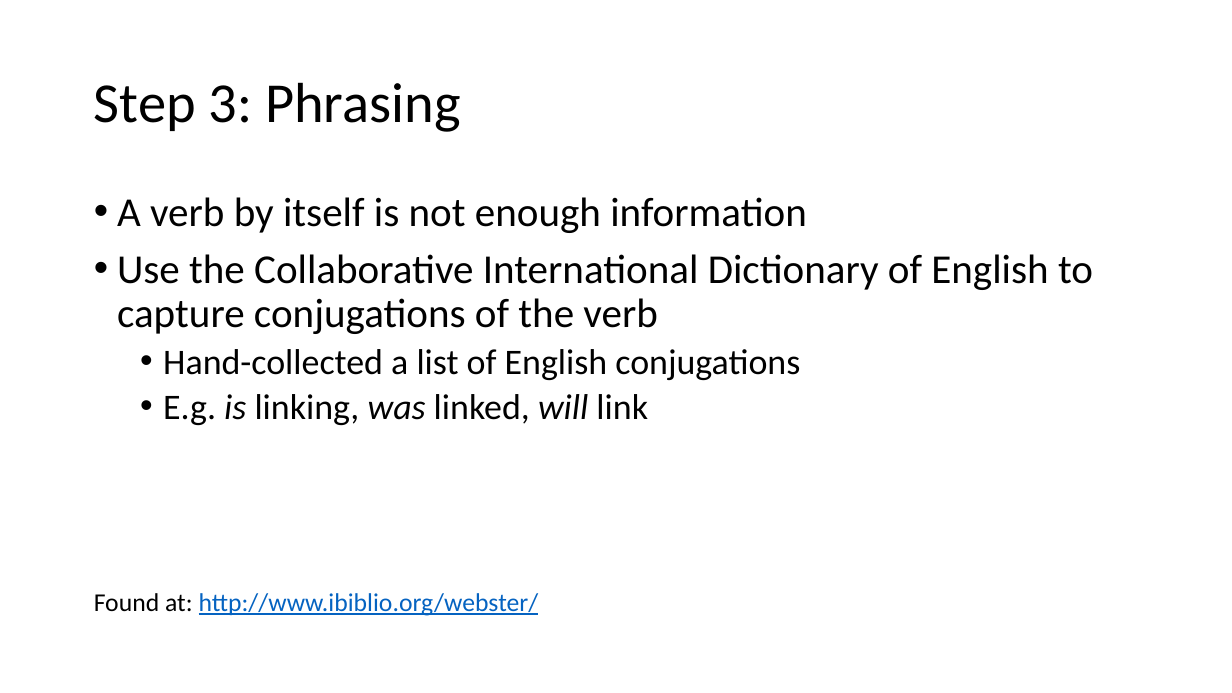
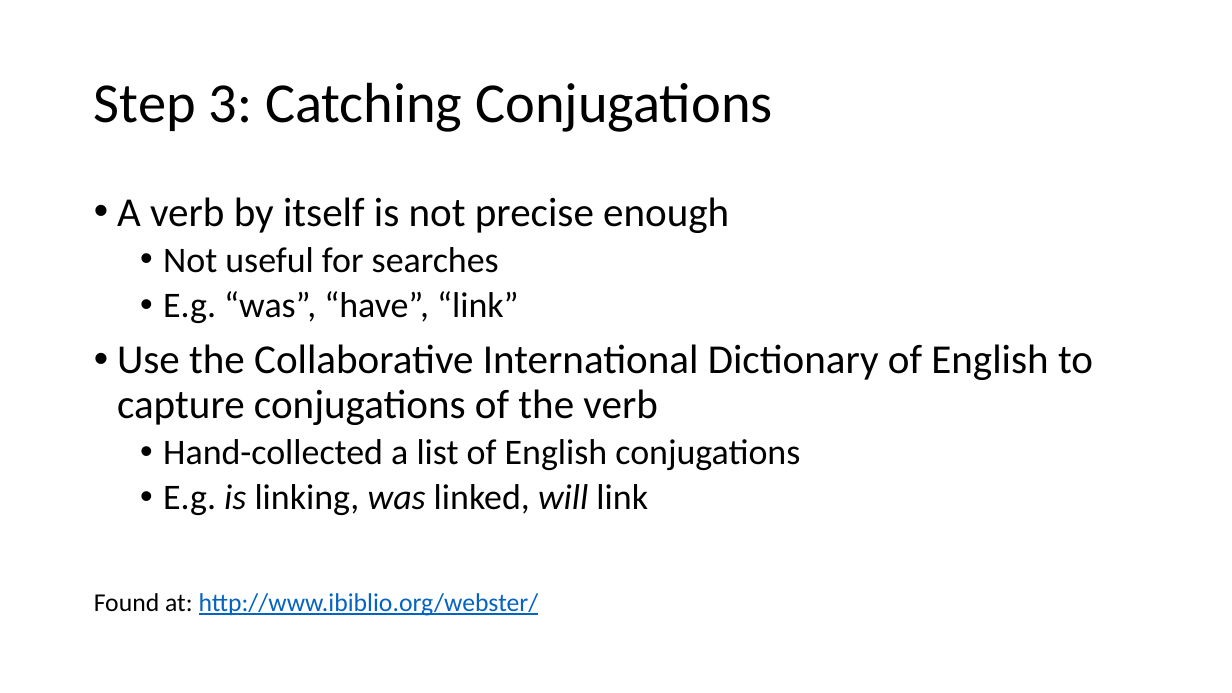
Before and after one commit to petezh/RR-NLP-Tools, a slide deck: slide 13 of predicates/predicates presentation.pptx (slide 11 before the commit). Drawn at 1232x693 pixels with LibreOffice and Linux fonts; fonts in the diff are those of the drawing. Boxes give left, top, right and bottom in pixels: in the first picture for what was removed or moved away, otherwise in the second. Text is boxed around its words. In the diff, an @@ line names an element or a change of style, - is before the commit and + after.

```diff
--- a/predicates/predicates presentation.pptx
+++ b/predicates/predicates presentation.pptx
@@ title at [94,82,773,132]: text changed @@
-Step 3: Phrasing
+Step 3: Catching Conjugations
@@ text at [117,197,729,323]: text changed; size 32 to 28 pt @@
-• A verb by itself is not enough information
+• A verb by itself is not precise enough
+  • Not useful for searches
+  • E.g. “was”, “have”, “link”
```
Also in this commit, not shown: 15 other slides changed, 3 slides added, 1 slide removed, 14 other files.
